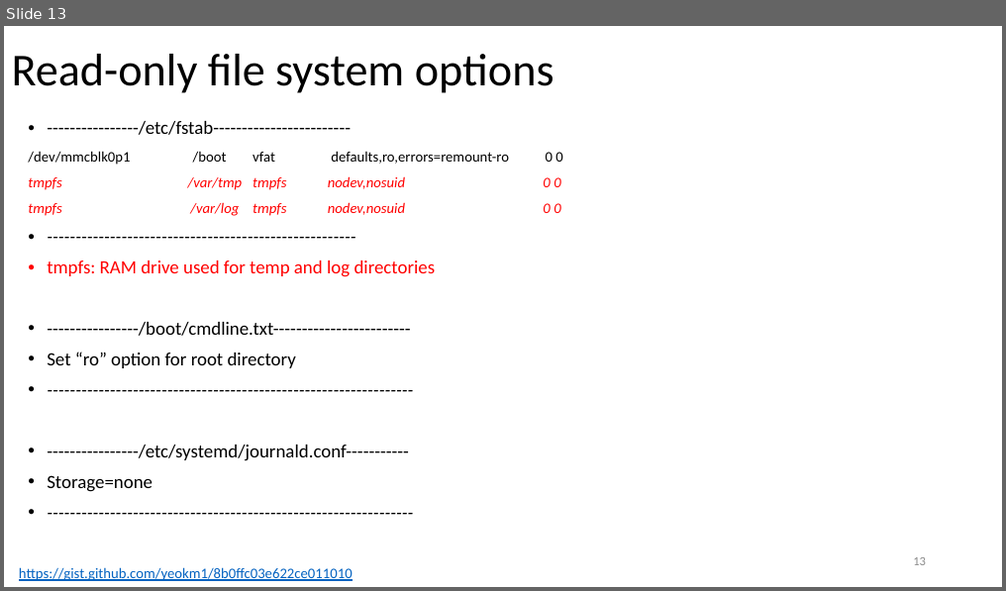
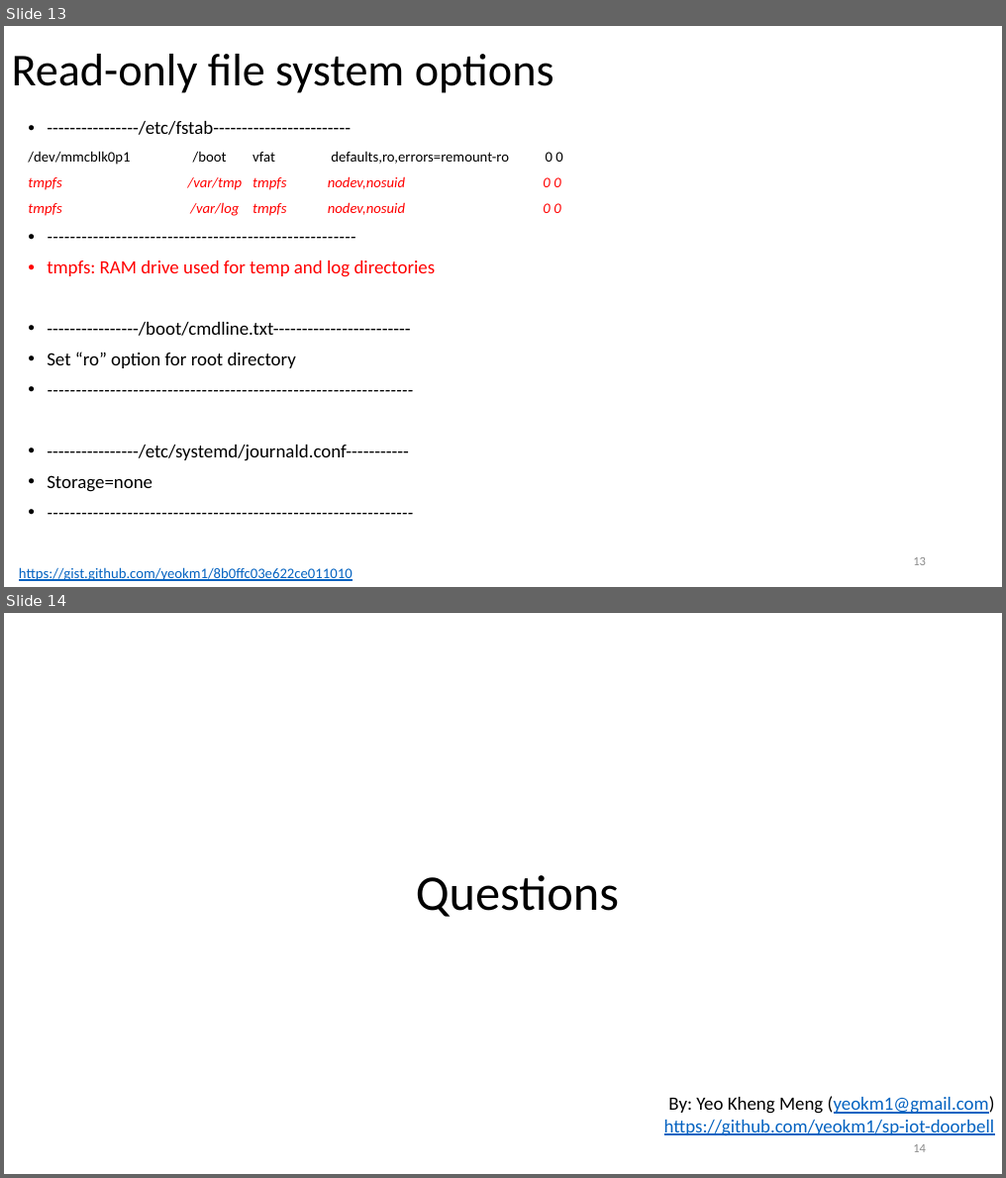
Before and after one commit to yeokm1/sp-iot-doorbell, a slide deck: sp-iot-doorbell-slides.pptx. Shown one above the other, each under a label of ours: slide 13 before the commit, slides 13 and 14 after it. The pictures are 1006x591 and 1006x1178 pixels, drawn with LibreOffice and Linux fonts; fonts in the diff are those of the drawing. Boxes give left, top, right and bottom in pixels: in the first picture for what was removed or moved away, otherwise in the second. Text is boxed around its words. In the diff, an @@ line names an element or a change of style, - is before the commit and + after.

```diff
--- a/sp-iot-doorbell-slides.pptx
+++ b/sp-iot-doorbell-slides.pptx
@@ slide 14 added at box(4, 613, 1002, 1174), background #FFFFFF @@
@@ title added at box(416, 875, 619, 917), 48 pt, text #000000 @@
+Questions
@@ text added at box(664, 1096, 995, 1137), 18 pt, text #0563C1, underline @@
+By: Yeo Kheng Meng (yeokm1@gmail.com)
+https://github.com/yeokm1/sp-iot-doorbell
@@ page number added at box(913, 1145, 926, 1153), 12 pt, text #8C8C8C @@
+14
```
Also in this commit, not shown: 2 slides changed.
